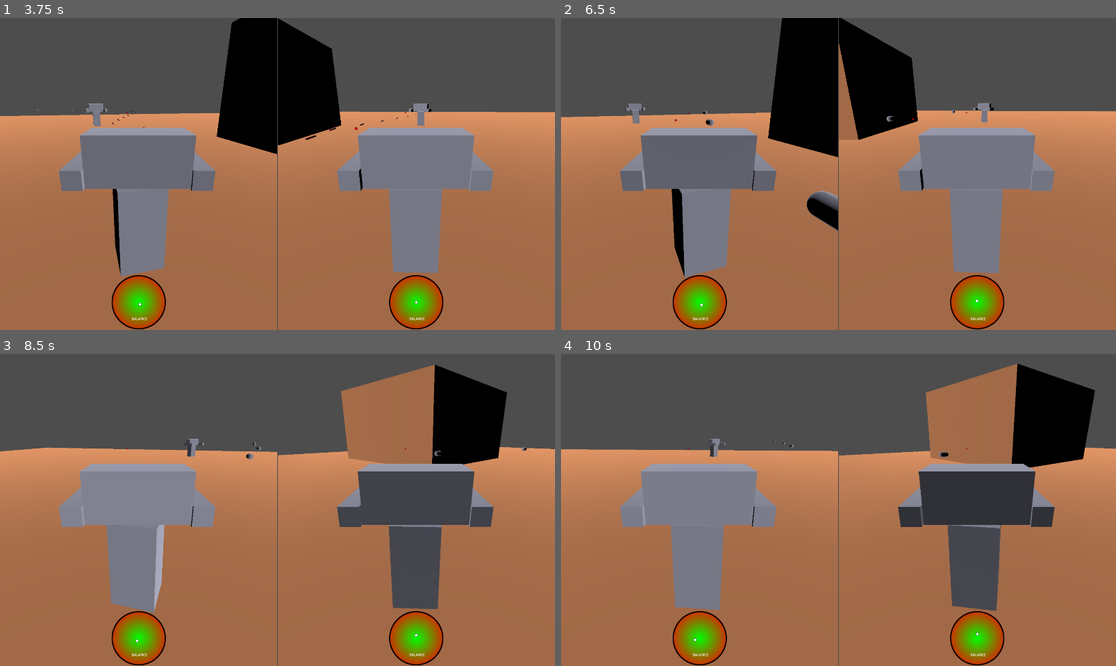
Above: before the commit, frames 1-4 (two rows, left to right).
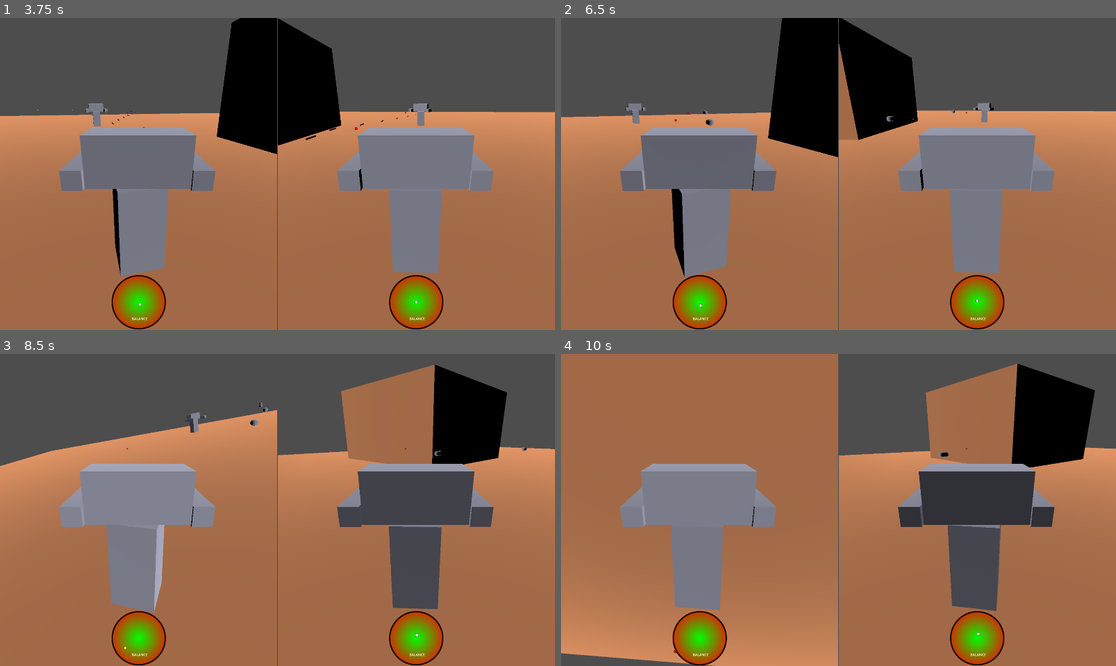
Above: after the commit, the same moments.

Repository: MatthewFyfe/MechOverFeels
Game: Godot game, scene res://Scenes/Debug_Test_Scene.tscn
Same seed, same stepped clock (60 frames per second), same inputs: the game is played once before the commit and once after it.
Inputs:
- Up to frame 1 (3.75 s): tap Enter at 0.5 s; hold Q (aim_left_p1) 0.53-1.28 s; hold W (move_forward_p1) 0.53-2.03 s; tap Keypad 7 (aim_left_p2) at 1.35 s; hold E (aim_right_p1) 2.03-2.78 s; hold Z (fire_left_p1) 2.03-3.53 s; tap Keypad 9 (aim_right_p2) at 2.85 s; hold S (move_backward_p1) from 3.53 s (still down); hold Keypad 1 (fire_left_p2) from 3.53 s (still down)
- Up to frame 2 (6.5 s): release S (move_backward_p1) at 4.28 s; release Keypad 1 (fire_left_p2) at 4.28 s; hold C (fire_right_p1) 4.28-5.03 s; tap Keypad 3 (fire_right_p2) at 4.35 s; hold W (move_forward_p1) 5.03-5.78 s; hold Keypad 5 (move_backward_p2) 5.03-5.78 s; hold C (fire_right_p1) from 5.78 s (still down); tap Keypad 8 (move_forward_p2) at 5.85 s
- Up to frame 3 (8.5 s): hold Keypad 4 (turn_left_p2) 6.53-7.28 s; tap Keypad 6 (turn_right_p2) at 7.35 s; release C (fire_right_p1) at 8.03 s; hold S (move_backward_p1) from 8.03 s (still down); hold Q (aim_left_p1) from 8.03 s (still down)
- Up to frame 4 (10 s): release S (move_backward_p1) at 8.78 s; release Q (aim_left_p1) at 8.78 s; hold Z (fire_left_p1) 8.78-9.53 s; tap Keypad 7 (aim_left_p2) at 8.85 s; hold W (move_forward_p1) from 9.53 s (still down); hold E (aim_right_p1) from 9.53 s (still down)

Frame 1 is identical in both runs. In frame 2, 0.5% of the frame differs, in the area x 24-76%, y 55-93%; in frame 3, 3.7%; in frame 4, 27%, in the area x 0-76%, y 0-100%.
Error in both runs: Invalid access of index '1' on a base object of type: 'PackedStringArray'. (res://Scenes/TTS_Test.gd:8)

Commit message:
taking damage probably fixed

Diff:
--- a/mech-over-feels/MechController.gd
+++ b/mech-over-feels/MechController.gd
@@ -187,8 +187,19 @@
 		_body.rotation.z = 90
 
 # Did we get shot?
-func _on_body_hit_box_area_entered(area: Area3D) -> void:
+#func _on_body_hit_box_area_entered(area: Area3D) -> void:
 	#print("Hit by " + area.name)
-	if(area.owningPlayer != null and area.owningPlayer != playerNumber):
-		#drift_vector += Vector2(randf_range(-0.1,0.1), randf_range(-0.1,0.1))
-		drift_vector += (drift_vector.normalized())
+	#if(area.owningPlayer != null and area.owningPlayer != playerNumber):
+		##drift_vector += Vector2(randf_range(-0.1,0.1), randf_range(-0.1,0.1))
+		#drift_vector += (drift_vector.normalized())
+		#
+		##was it a gauss bullet?
+		#if(area.speed == 6):
+			#drift_vector += (drift_vector.normalized())
+
+func _take_damage(amount):
+	#print("Taking damage")
+	if(amount == 10): #laser
+		drift_vector += drift_vector.normalized() * 0.01
+	if(amount == 6): #gauss
+		drift_vector += drift_vector.normalized() * 0.5
--- a/mech-over-feels/Scenes/MechCharacter.tscn
+++ b/mech-over-feels/Scenes/MechCharacter.tscn
@@ -10,7 +10,10 @@
 size = Vector3(0.5, 1, 0.5)
 
 [sub_resource type="BoxShape3D" id="BoxShape3D_5dqdn"]
-size = Vector3(0.5, 1, 0.5)
+size = Vector3(0.5, 1.5, 0.5)
+
+[sub_resource type="BoxShape3D" id="BoxShape3D_toior"]
+size = Vector3(0.5, 0.5, 1.5)
 
 [sub_resource type="BoxMesh" id="BoxMesh_nbti4"]
 size = Vector3(0.5, 0.5, 1)
@@ -42,11 +45,20 @@
 mesh = SubResource("BoxMesh_ktbq0")
 
 [node name="BodyHitBox" type="Area3D" parent="MechLowerBody/MechLowerBodyMesh"]
+collision_mask = 2
 
 [node name="CollisionShape3D" type="CollisionShape3D" parent="MechLowerBody/MechLowerBodyMesh/BodyHitBox"]
+transform = Transform3D(1, 0, 0, 0, 1, 0, 0, 0, 1, 0, 0.25, 0)
 shape = SubResource("BoxShape3D_5dqdn")
 
 [node name="MechTorso" type="Node3D" parent="MechLowerBody"]
+
+[node name="TorsoHitBox" type="Area3D" parent="MechLowerBody/MechTorso"]
+collision_mask = 2
+
+[node name="CollisionShape3D" type="CollisionShape3D" parent="MechLowerBody/MechTorso/TorsoHitBox"]
+transform = Transform3D(1, 0, 0, 0, 1, 0, 0, 0, 1, 0, 0.5, 0)
+shape = SubResource("BoxShape3D_toior")
 
 [node name="MechTorsoMesh" type="MeshInstance3D" parent="MechLowerBody/MechTorso"]
 transform = Transform3D(1, 0, 0, 0, 1, 0, 0, 0, 1, 0, 0.46299362, 0)
@@ -95,5 +107,3 @@
 
 [node name="Camera3D" type="Camera3D" parent="MechLowerBody/MechTorso"]
 transform = Transform3D(0.0020816918, -0.34346303, 0.9391639, 0.0007612967, 0.93916625, 0.34346217, -0.99999756, 5.82078e-11, 0.0022165317, 2, 1, 0)
-
-[connection signal="area_entered" from="MechLowerBody/MechLowerBodyMesh/BodyHitBox" to="." method="_on_body_hit_box_area_entered"]
--- a/mech-over-feels/Scenes/laser_pellet.gd
+++ b/mech-over-feels/Scenes/laser_pellet.gd
@@ -21,4 +21,6 @@
 
 func _on_area_entered(area: Area3D) -> void:
 	#print("Bullet hit" + area.name)
+	if(area.name == "TorsoHitBox" or area.name == "BodyHitBox"):
+		area.get_parent().get_parent().get_parent()._take_damage(speed)
 	queue_free()
Not shown: 1 places in mech-over-feels/Scenes/MechCharacter.tscn that only renumber resources
